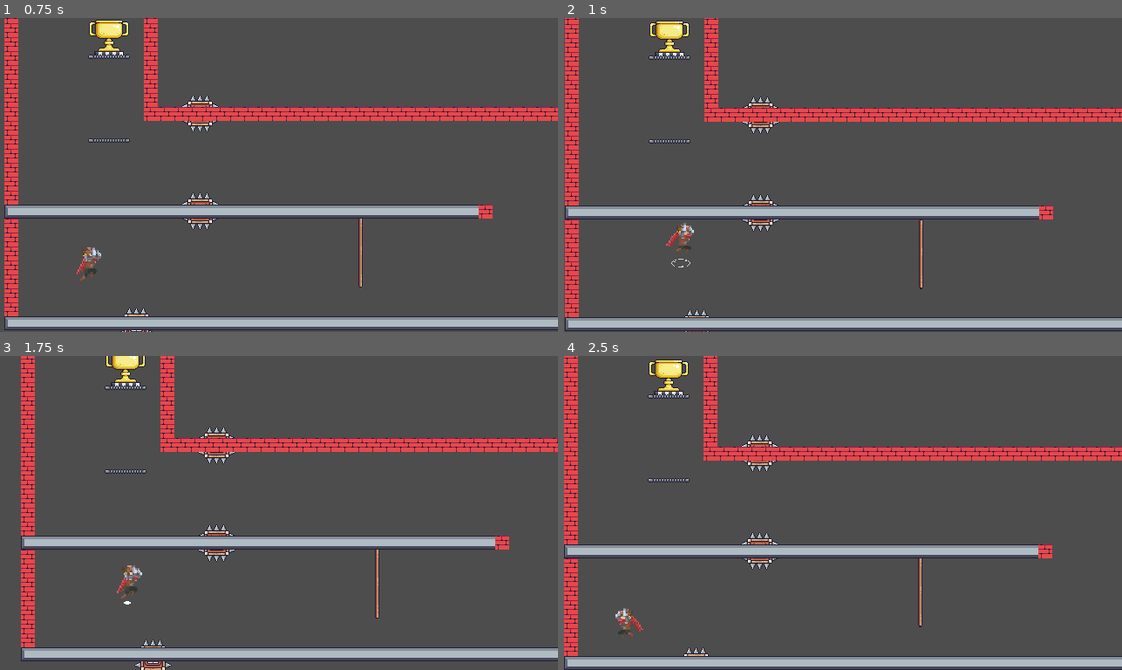
Above: before the commit, frames 1-4 (two rows, left to right).
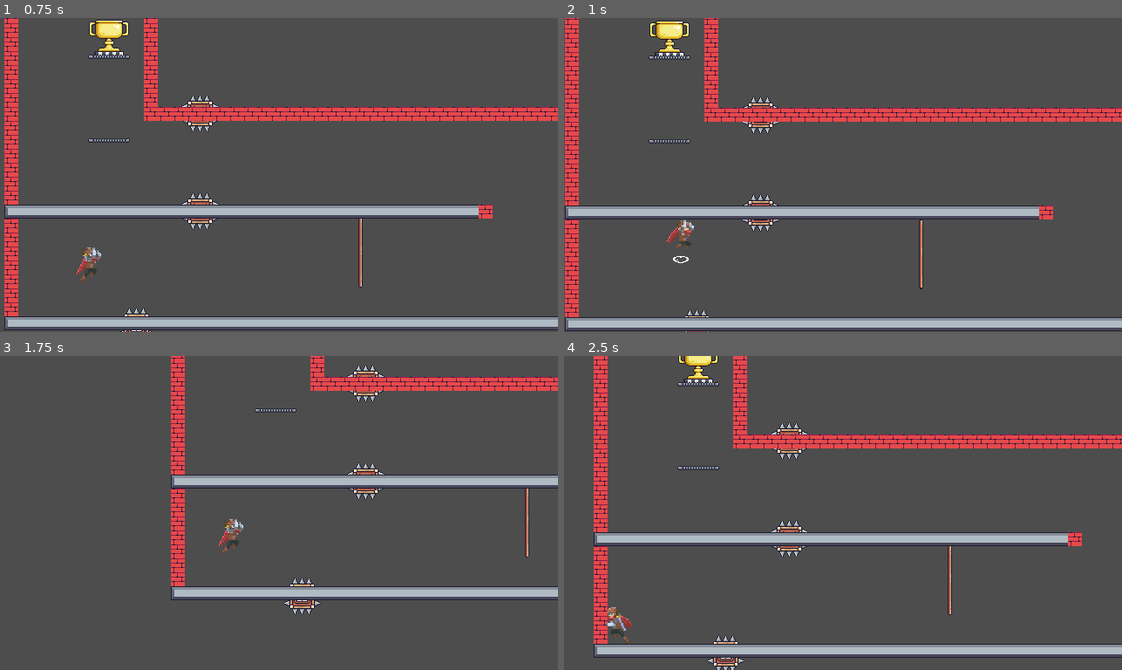
Above: after the commit, the same moments.

Repository: DeVelox/Niro
Game: Godot game, scene res://main.tscn
Same seed, same stepped clock (60 frames per second), same inputs: the game is played once before the commit and once after it.
Inputs:
- Up to frame 1 (0.75 s): hold D (right) from 0.53 s (still down); tap W (jump) at 0.6 s
- Up to frame 2 (1 s): keep holding D (right); tap W (jump) at 0.77 s
- Up to frame 3 (1.75 s): keep holding D (right); tap W (jump) at 1.07, 1.52, 1.55 s; tap S (crouch) at 1.35 s
- Up to frame 4 (2.5 s): tap W (jump) at 1.82, 2.3 s; release D (right) at 2.03 s; hold A (left) from 2.03 s (still down); tap Shift (dash) at 2.1 s

Frame 1 is identical in both runs. In frame 2, 0.3% of the frame differs, in the area x 18-24%, y 64-80%; in frame 3, 24%; in frame 4, 27%, in the area x 0-100%, y 0-100%.

Commit message:
Actually fixed jumping? 🙏

Diff:
--- a/player/player.gd
+++ b/player/player.gd
@@ -127,7 +127,12 @@
 		_try_dash_and_slide()
 
 	if Input.is_action_just_pressed("jump"):
-		jump_buffer.start()
+		if is_on_floor() or not coyote_timer.is_stopped():
+			jump_buffer.start()
+		else:
+			_special_jump()
+		if not is_climbing and not jump_sound.playing:
+			jump_sound.play()
 	if not jump_buffer.is_stopped():
 		_try_jump()
 
@@ -197,7 +202,10 @@
 			velocity.x = motion * SLIDE_JUMP_MULTI
 		velocity.y = JUMP_VELOCITY
 		is_jumping = true
-	elif is_wall_hanging:
+
+
+func _special_jump():
+	if is_wall_hanging:
 		# Apply a jump opposite of the wall hang
 		velocity.x = SPEED * WALL_JUMP_MULTI * -wall_hang_direction
 		velocity.y = JUMP_VELOCITY * 1
@@ -209,10 +217,6 @@
 		has_double_jump = false
 		velocity.y = JUMP_VELOCITY * DOUBLE_JUMP_MULTI
 		is_double_jumping = true
-	else:
-		return
-	if not is_climbing and is_jumping and not jump_sound.playing:
-		jump_sound.play()
 
 
 func _try_dash_and_slide():
